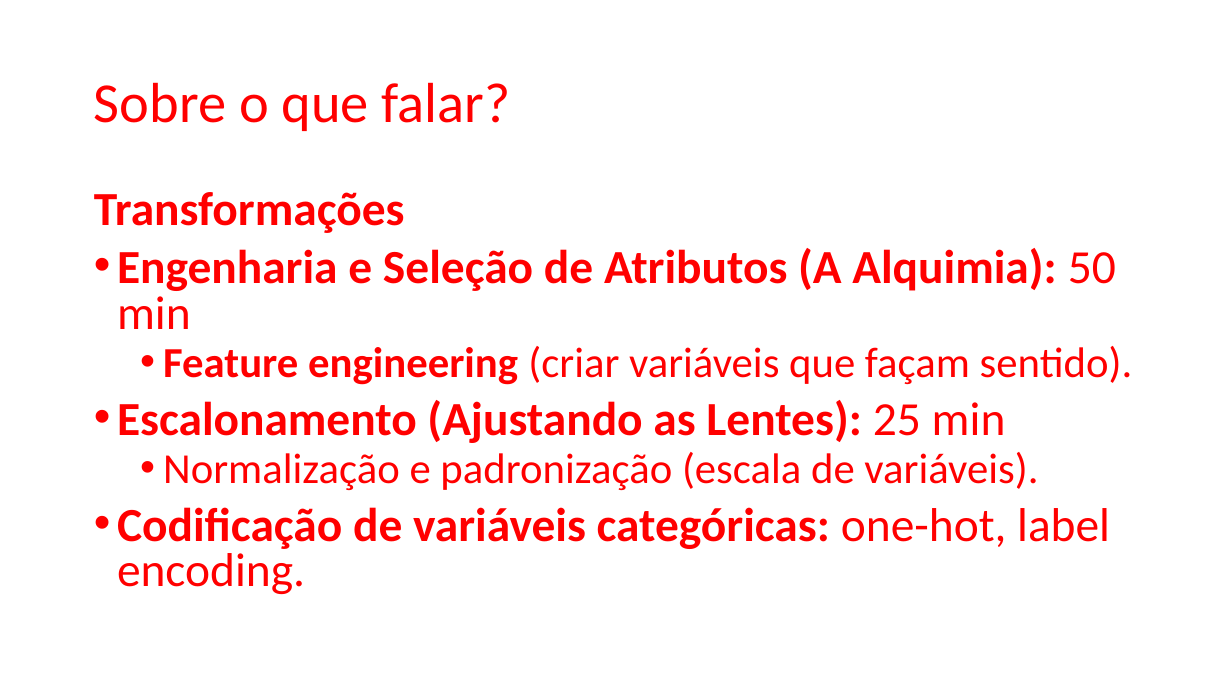
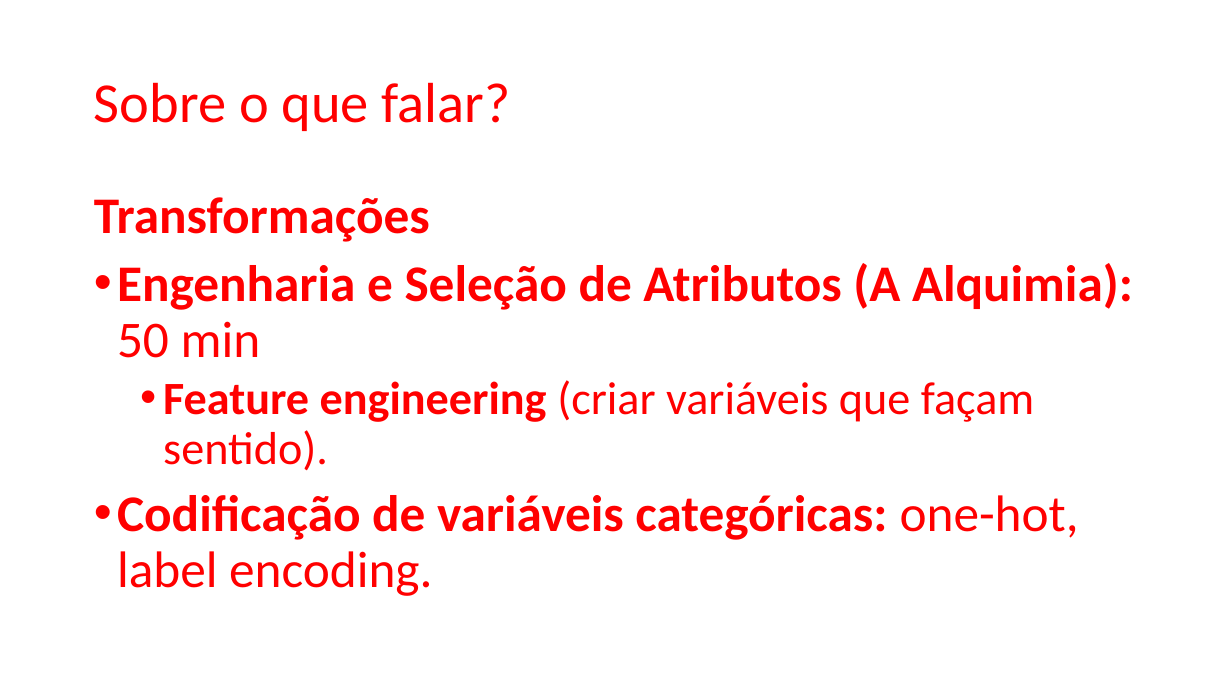
Before and after one commit to zz4fap/c24_inteligencia_artificial, a slide deck: slide 24 of slides/C24_Transformações.pptx (slide 19 before the commit). Drawn at 1232x693 pixels with LibreOffice and Linux fonts; fonts in the diff are those of the drawing. Boxes give left, top, right and bottom in pixels: in the first picture for what was removed or moved away, otherwise in the second. Text is boxed around its words. In the diff, an @@ line names an element or a change of style, - is before the commit and + after.

```diff
--- a/slides/C24_Transformações.pptx
+++ b/slides/C24_Transformações.pptx
@@ text "Transformações" at (x1=94, y1=197, x2=1133, y2=596): size 37 to 40 pt in "Transformações", "Engenharia e Seleção de Atributos (A Alquimia): ...", "Codificação de variáveis categóricas: one-hot, label encodin ..."; size 33.3 to 36 pt in "Feature engineering (criar variáveis que façam sentido)."; line spacing 0.8 to 0.9 @@
@@ text at (x1=117, y1=400, x2=1038, y2=490): paragraphs removed @@
-• Escalonamento (Ajustando as Lentes): 25 min
-  • Normalização e padronização (escala de variáveis).
```
Also in this commit, not shown: 1 other slide changed, 6 slides added, 2 slides removed.
